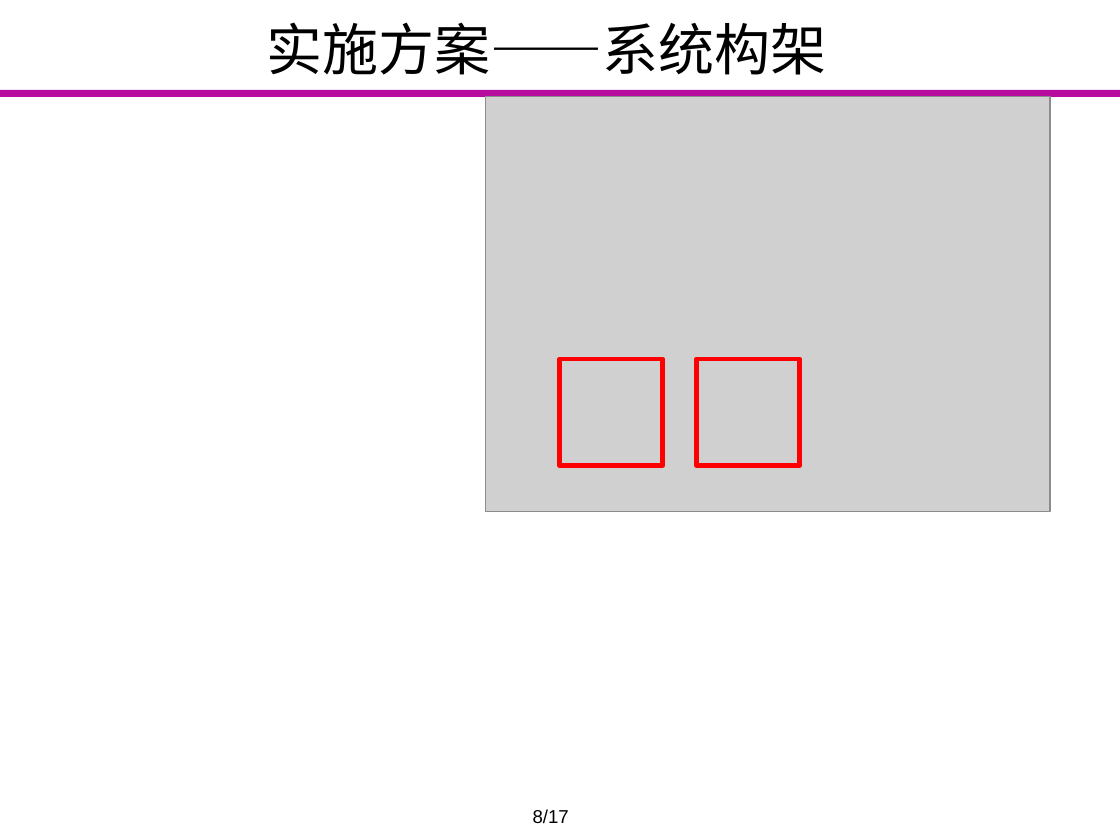
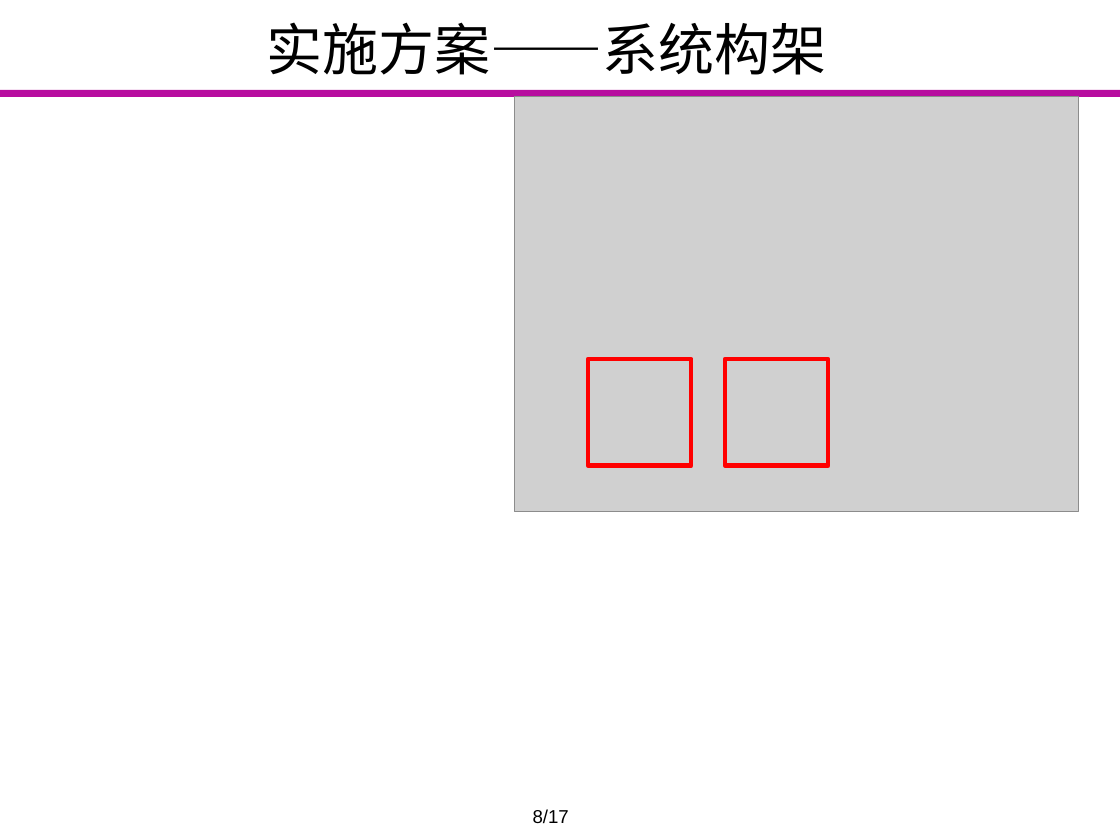
Before and after one commit to Markov2016/lunwen, a slide deck: slide 8 of dabian/杨一雄_毕业设计答辩_v2.0.pptx. Drawn at 1120x840 pixels with LibreOffice and Linux fonts; fonts in the diff are those of the drawing; grey boxes stand for pictures; background and template pictures are left out. Boxes give left, top, right and bottom in pixels: in the first picture for what was removed or moved away, otherwise in the second. Text is boxed around its words. In the diff, an @@ line names an element or a change of style, - is before the commit and + after.

```diff
--- a/dabian/杨一雄_毕业设计答辩_v2.0.pptx
+++ b/dabian/杨一雄_毕业设计答辩_v2.0.pptx
@@ title "实施方案——系统构架" at (x1=266, y1=22, x2=826, y2=75): font Courier New to Noto Sans CJK SC @@
@@ 2 rectangles, 1 picture moved together from (x1=486, y1=96, x2=1051, y2=512) to (x1=514, y1=96, x2=1079, y2=512) @@
```
Also in this commit, not shown: 10 other slides changed, 1 other file.
